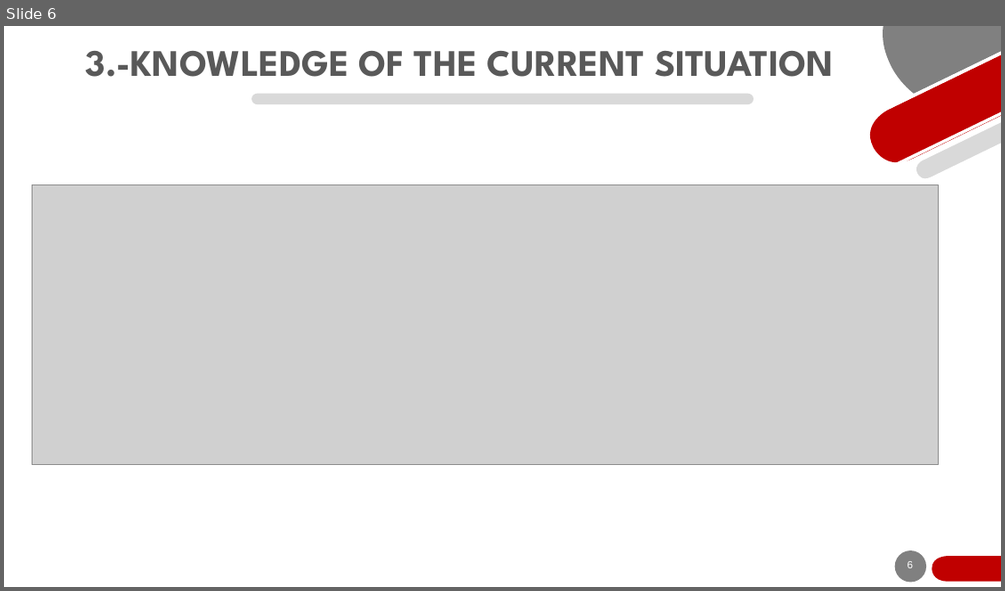
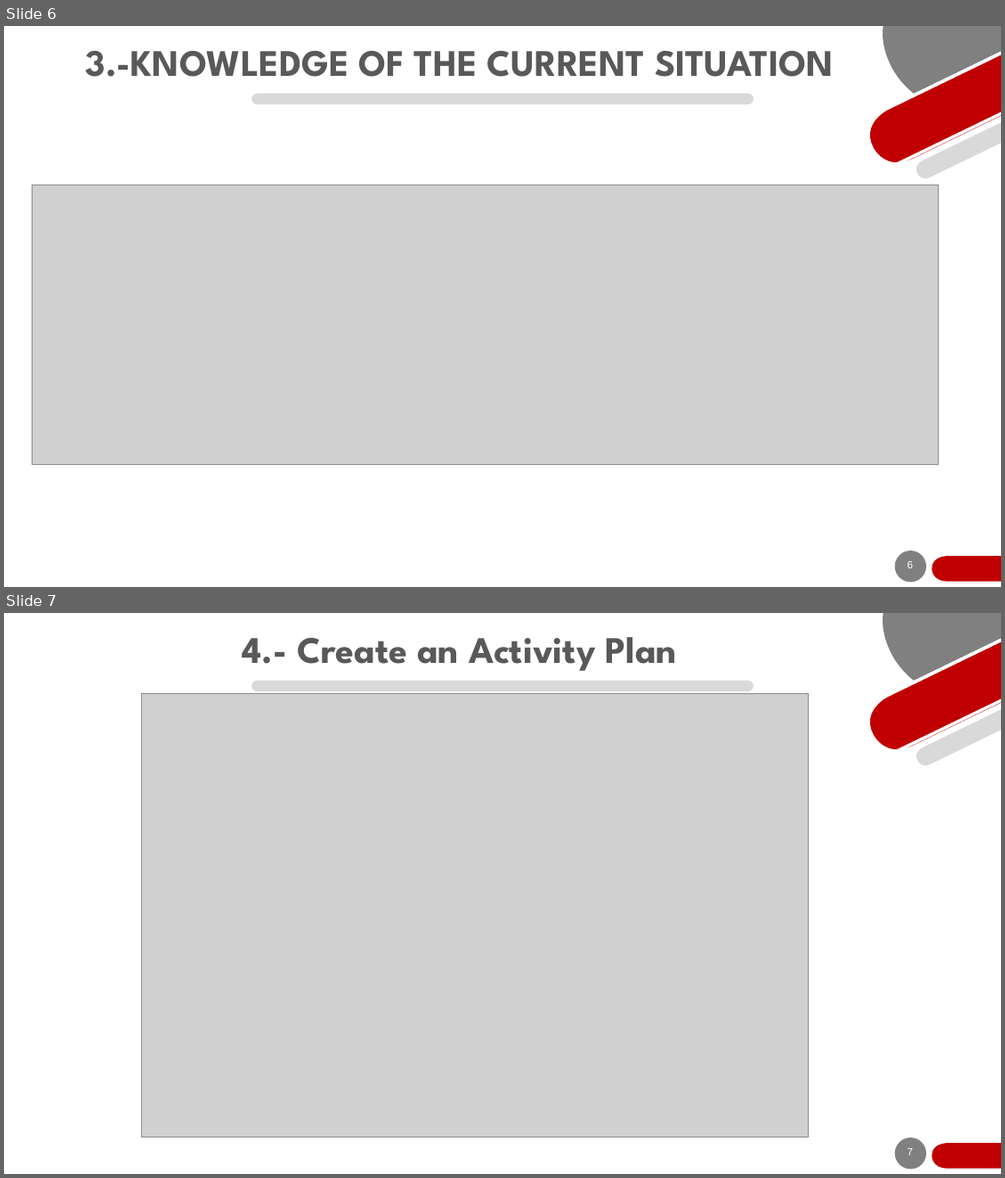
Before and after one commit to Brauliorg23/Sistema-de-control-ambiental, a slide deck: base datos/TEMPLATE 2021.pptx. Shown one above the other, each under a label of ours: slide 6 before the commit, slides 6 and 7 after it. The pictures are 1005x591 and 1005x1178 pixels, drawn with LibreOffice and Linux fonts; fonts in the diff are those of the drawing; grey boxes stand for pictures; background and template pictures are left out. Boxes give left, top, right and bottom in pixels: in the first picture for what was removed or moved away, otherwise in the second. Text is boxed around its words. In the diff, an @@ line names an element or a change of style, - is before the commit and + after.

```diff
--- a/base datos/TEMPLATE 2021.pptx
+++ b/base datos/TEMPLATE 2021.pptx
@@ slide 7 added at [4, 613, 1001, 1174], background #FFFFFF; not listed: 9 template elements that a slide beside it also shows @@
@@ title added at [243, 637, 677, 671], 36 pt, text #595959, bold @@
+4.- Create an Activity Plan
@@ picture added at [142, 693, 809, 1136] @@
@@ page number added at [907, 1148, 913, 1155], 10 pt, text #FFFFFF @@
+7
```
Also in this commit, not shown: 1 slide changed, 1 other slide added, 1 slide removed, 8 other files.
